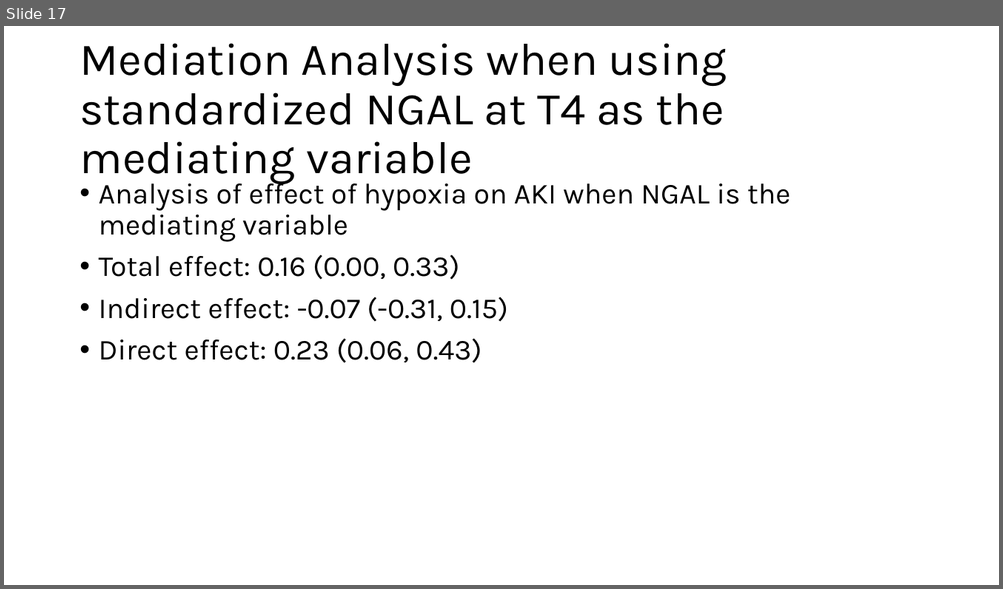
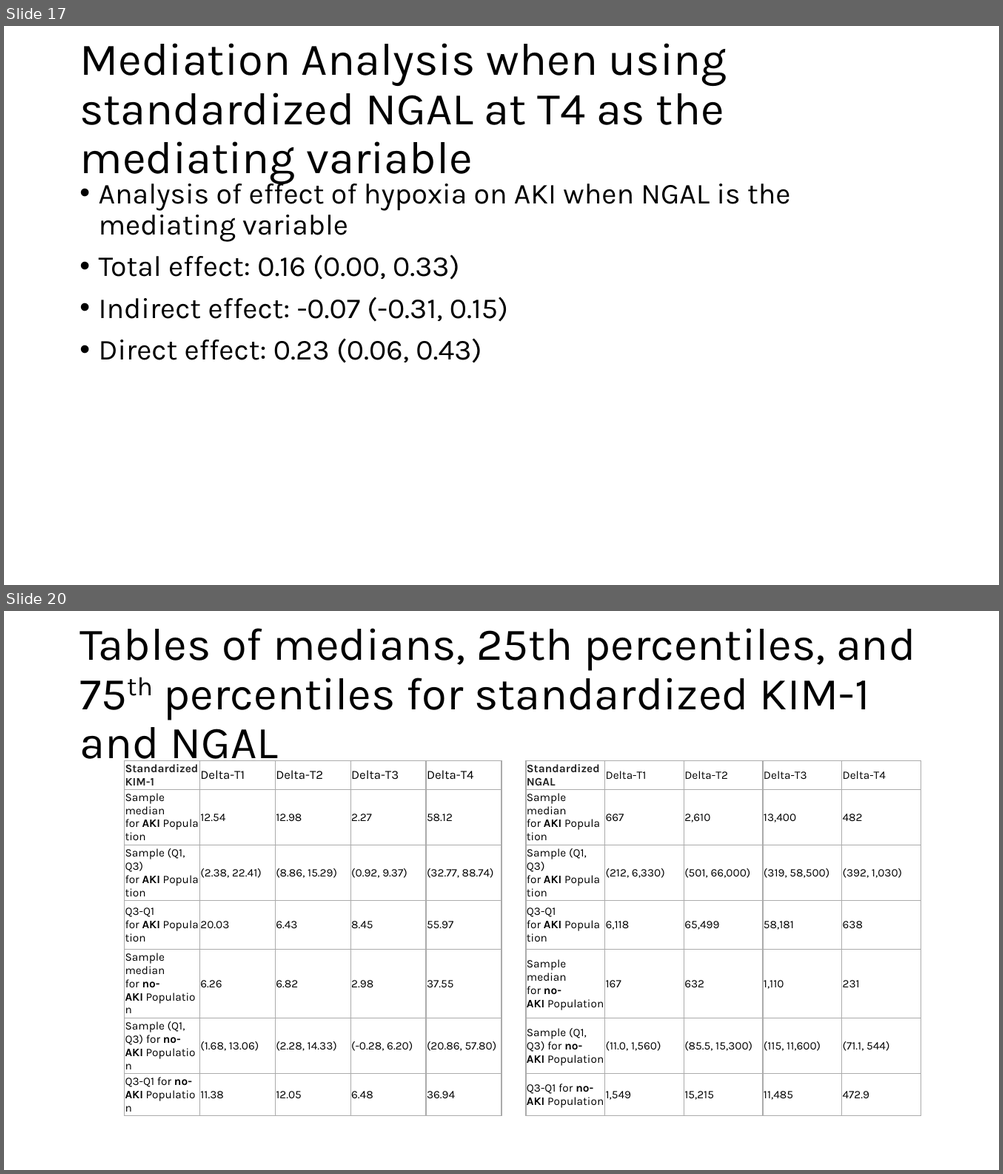
Before and after one commit to jacobmchen/imputation_pipeline, a slide deck: exploratory_analysis/plots/compare_plots.pptx. Shown one above the other, each under a label of ours: slide 17 before the commit, slides 17 and 20 after it; the slides between them are not shown. The pictures are 1003x589 and 1003x1174 pixels, drawn with LibreOffice and Linux fonts; fonts in the diff are those of the drawing. Boxes give left, top, right and bottom in pixels: in the first picture for what was removed or moved away, otherwise in the second. Text is boxed around its words. In the diff, an @@ line names an element or a change of style, - is before the commit and + after.

Commit message:
updated slides with tables

```diff
--- a/exploratory_analysis/plots/compare_plots.pptx
+++ b/exploratory_analysis/plots/compare_plots.pptx
@@ slide 20 added at (4, 611, 999, 1170), background #FFFFFF @@
@@ title added at (79, 628, 915, 769), 44 pt, text #000000 @@
+Tables of medians, 25th percentiles, and 75th percentiles for standardized KIM-1 and NGAL
@@ table added at (124, 761, 501, 1118), 7 rows, 5 columns @@
+Standardized KIM-1 | Delta-T1 | Delta-T2 | Delta-T3 | Delta-T4
+Sample median for AKI Population | 12.54 | 12.98 | 2.27 | 58.12
+Sample (Q1, Q3) for AKI Population | (2.38, 22.41) | (8.86, 15.29) | (0.92, 9.37) | (32.77, 88.74)
+Q3-Q1 for AKI Population | 20.03 | 6.43 | 8.45 | 55.97
+Sample median for no-AKI Population | 6.26 | 6.82 | 2.98 | 37.55
+Sample (Q1, Q3) for no-AKI Population | (1.68, 13.06) | (2.28, 14.33) | (-0.28, 6.20) | (20.86, 57.80)
+Q3-Q1 for no-AKI Population | 11.38 | 12.05 | 6.48 | 36.94
@@ table added at (526, 761, 921, 1117), 7 rows, 5 columns @@
+Standardized NGAL | Delta-T1 | Delta-T2 | Delta-T3 | Delta-T4
+Sample median for AKI Population | 667 | 2,610 | 13,400 | 482
+Sample (Q1, Q3) for AKI Population | (212, 6,330) | (501, 66,000) | (319, 58,500) | (392, 1,030)
+Q3-Q1 for AKI Population | 6,118 | 65,499 | 58,181 | 638
+Sample median for no-AKI Population | 167 | 632 | 1,110 | 231
+Sample (Q1, Q3) for no-AKI Population | (11.0, 1,560) | (85.5, 15,300) | (115, 11,600) | (71.1, 544)
+Q3-Q1 for no-AKI Population | 1,549 | 15,215 | 11,485 | 472.9
```
Also in this commit, not shown: 2 slides changed, 2 other slides added, 1 slide removed.
